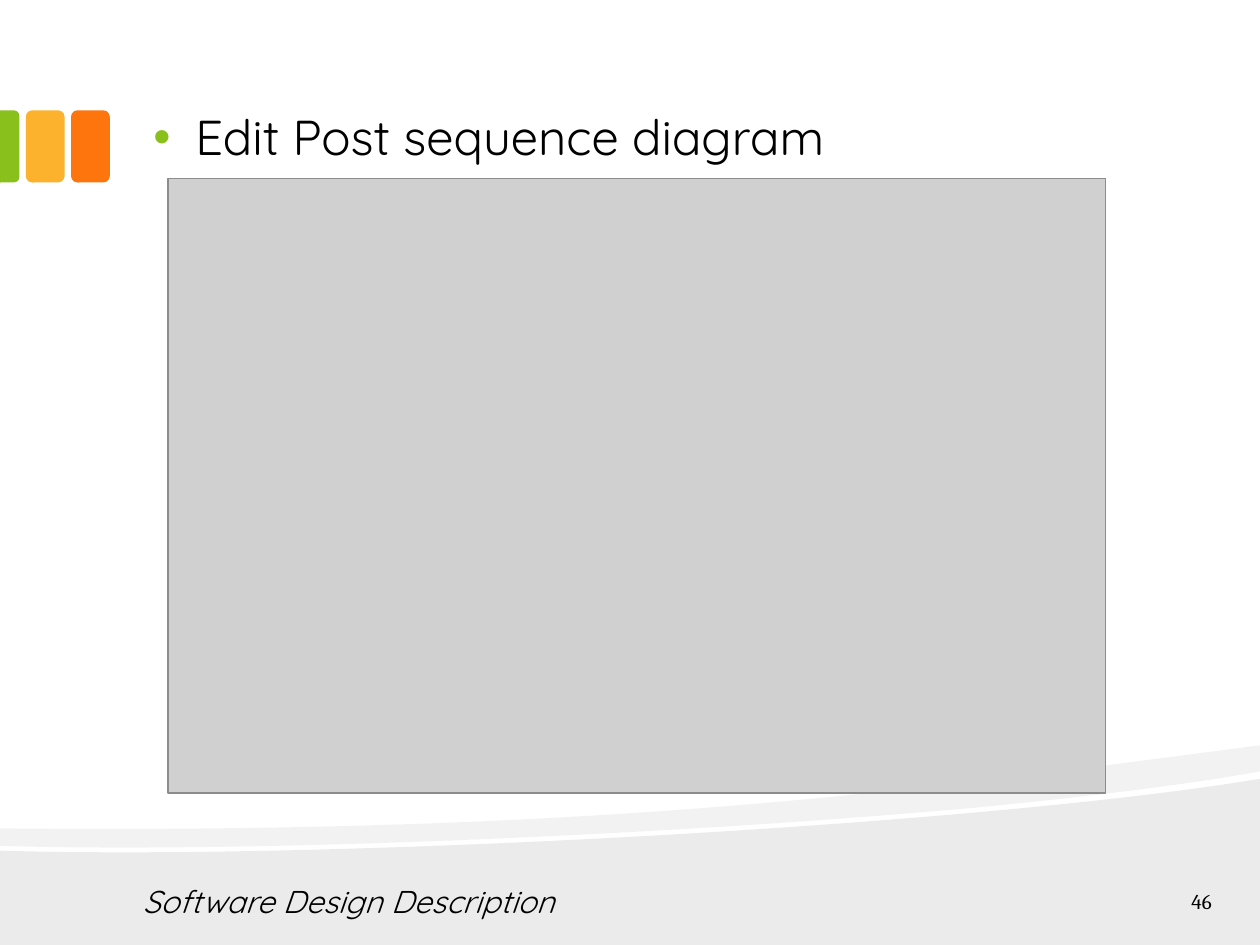
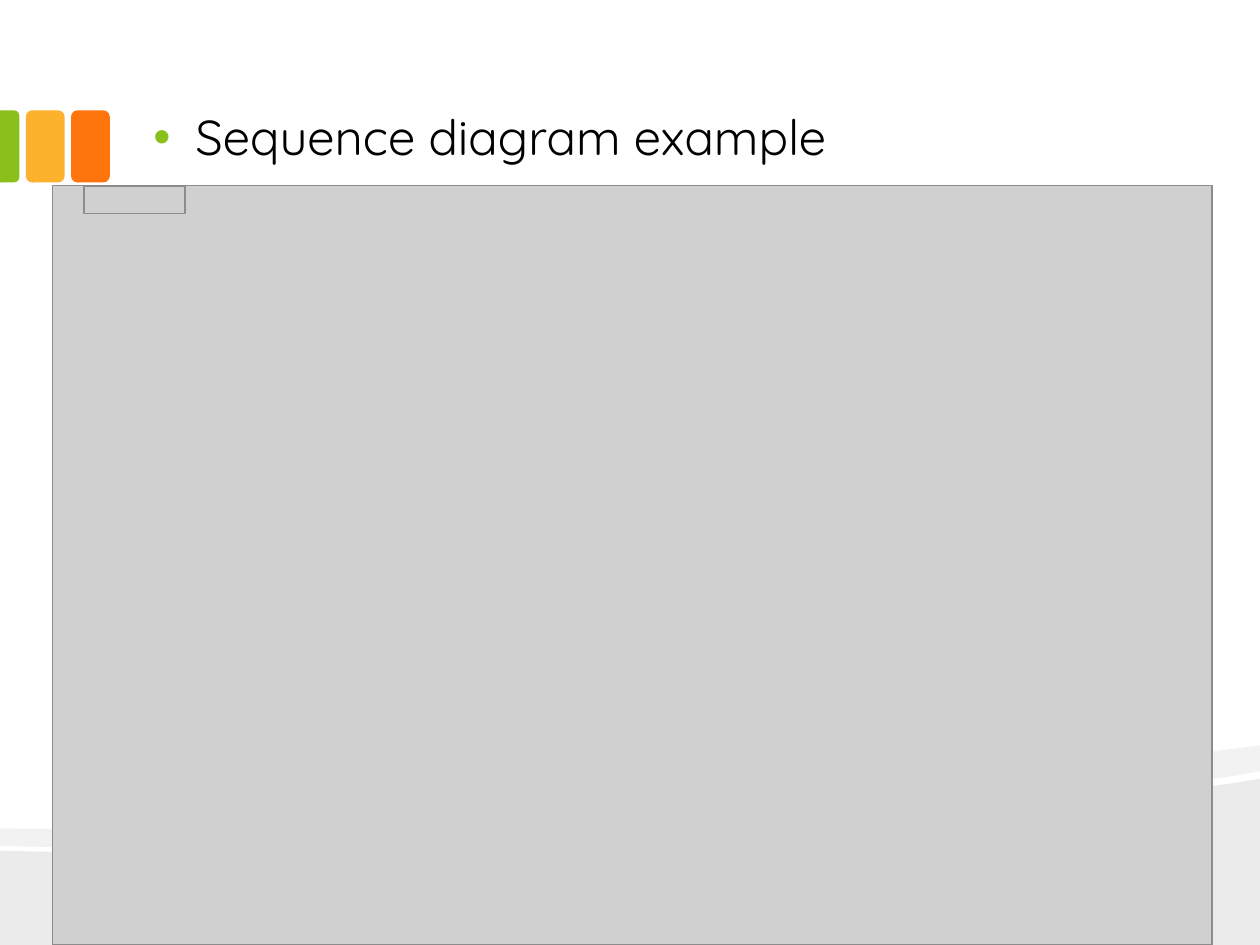
Before and after one commit to hungqcao/Rental-House-Finding, a slide deck: slide 45 of Document/Documentation/Final Document & Report/RHF_Presentation_Final_v1.0.pptx (slide 46 before the commit). Drawn at 1260x945 pixels with LibreOffice and Linux fonts; fonts in the diff are those of the drawing; grey boxes stand for pictures. Boxes give left, top, right and bottom in pixels: in the first picture for what was removed or moved away, otherwise in the second. Text is boxed around its words. In the diff, an @@ line names an element or a change of style, - is before the commit and + after.

```diff
--- a/Document/Documentation/Final Document & Report/RHF_Presentation_Final_v1.0.pptx
+++ b/Document/Documentation/Final Document & Report/RHF_Presentation_Final_v1.0.pptx
@@ text at (195,118,826,165): text changed @@
-• Edit Post sequence diagram
+• Sequence diagram example
@@ picture: place and size @@
-picture at (168,179,1105,794)
+picture at (53,185,1212,945)
@@ picture added at (84,186,185,214) @@
@@ text removed at (143,890,554,920) @@
-Software Design Description
@@ page number at (1191,887,1211,914): text changed @@
-46
+45
```
Also in this commit, not shown: 4 other slides changed, 1 slide removed.
